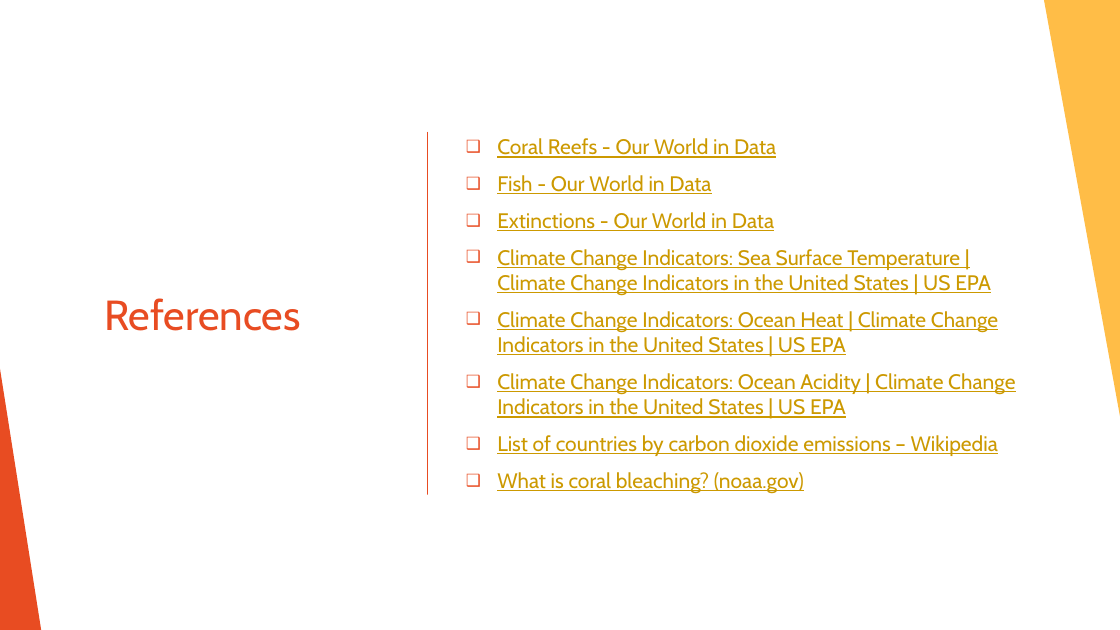
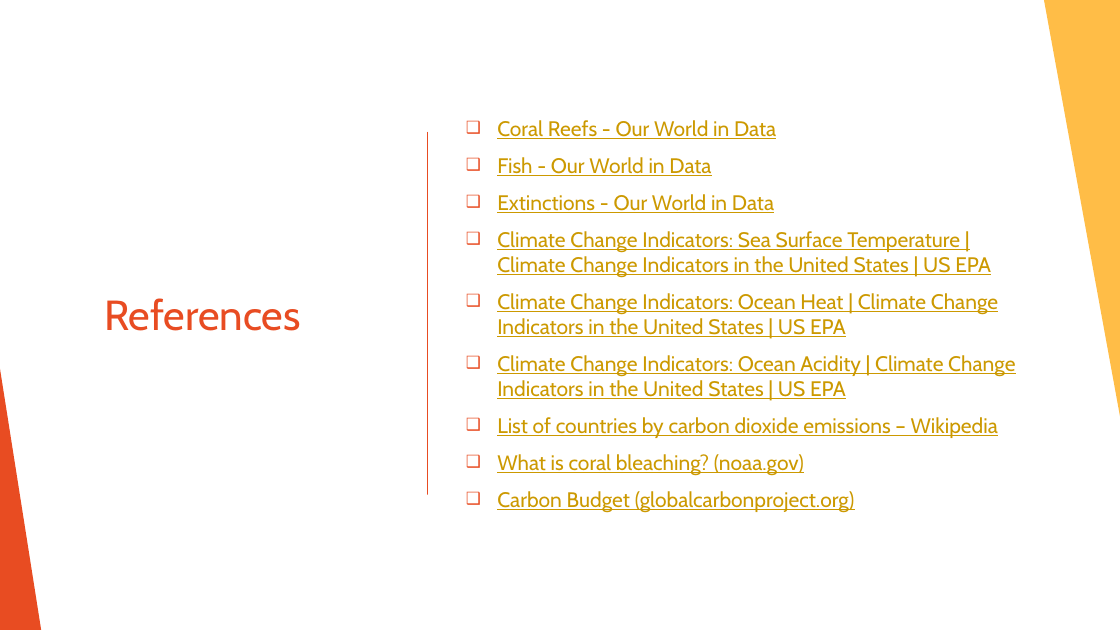
Before and after one commit to treybourgeois/nss_capstone_2021, a slide deck: slide 17 of data2/capstone_presentation.pptx. Drawn at 1120x630 pixels with LibreOffice and Linux fonts; fonts in the diff are those of the drawing. Boxes give left, top, right and bottom in pixels: in the first picture for what was removed or moved away, otherwise in the second. Text is boxed around its words. In the diff, an @@ line names an element or a change of style, - is before the commit and + after.

```diff
--- a/data2/capstone_presentation.pptx
+++ b/data2/capstone_presentation.pptx
@@ text at bbox=[497, 491, 855, 513]: paragraph added @@
+❑ Carbon Budget (globalcarbonproject.org)
```
Also in this commit, not shown: 7 other slides changed, 9 other files.
